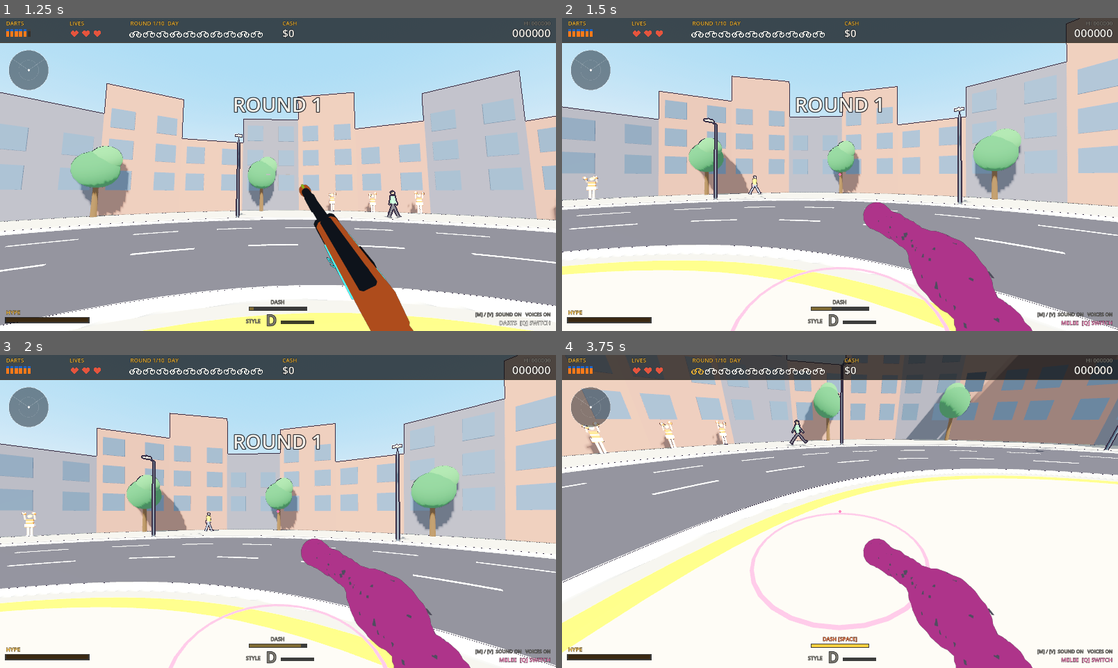
Above: before the commit, frames 1-4 (two rows, left to right).
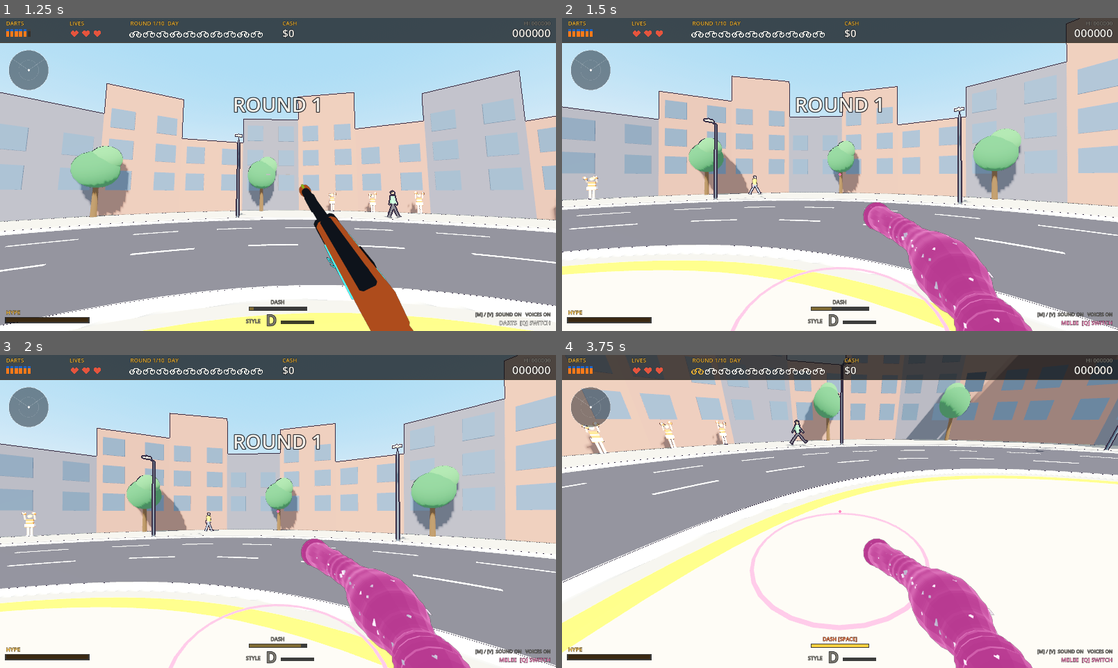
Above: after the commit, the same moments.

Repository: GVihi/FstreliBiciklina3D
Game: Godot game, scene res://main.tscn
The game is run twice, just before and just after one commit, with the same random seed, the same clock (stepped at 60 frames per second) and the same inputs.
Inputs (mouse positions are in pixels of both pictures, inside the frame that each line leads up to):
- Up to frame 1 (1.25 s): tap Enter at 0.5 s; move the mouse to (400, 158) at 0.52 s; hold Right from 0.53 s (still down); tap R at 0.6 s; click (400, 158) at 0.67 s; tap Space at 0.77 s
- Up to frame 2 (1.5 s): move the mouse to (812, 174) at 1.27 s; release Right at 1.28 s; hold Up from 1.28 s (still down); tap Q at 1.35 s
- Up to frame 3 (2 s): keep holding Up; tap Space at 1.52 s
- Up to frame 4 (3.75 s): move the mouse to (851, 505) at 2.02 s; tap Tab at 2.1 s; release Up at 2.75 s; tap Space at 2.75 s; drag from (812, 574) to (673, 464) at 2.77 s; tap Enter at 3.5 s; move the mouse to (1006, 558) at 3.52 s; hold Left from 3.53 s (still down); tap Keypad Enter at 3.6 s

Frame 1 is identical in both runs. In frame 2, 1.7% of the frame differs, in the area x 55-85%, y 59-100%; in frame 3, 1.7%; in frame 4, 1.7%.

Commit message:
Fix flat, dark look of the jelly club in game
The wobble shader used Godot's default lighting, so the glossy low-roughness
surface had nothing to reflect and came out flat dark magenta, and the metallic
glitter came out dark grey. Use the same toon diffuse and specular as the rest of
the game, lift the shadow side and add a rim glow so it reads as glossy jelly,
and make the glitter bright and twinkling instead of lit.

Not run in Godot; models.gd parses cleanly with gdtoolkit.

Co-Authored-By: Claude Sonnet 5.5 <noreply@anthropic.com>
Claude-Session: https://claude.ai/code/session_015HRZKPEsP2s5nR2Qy3okj2

Diff:
--- a/scripts/models.gd
+++ b/scripts/models.gd
@@ -527,24 +527,28 @@
 	return {"root": root, "paddle": club, "wobble": wob}
 
 # Wobble (Milestone F3): the club bends and ripples like jelly. The bend is done in the vertex shader, so the mesh stays one
-# object; player.gd drives the uniforms with a spring (update_gun). The shader copies colour, roughness and metallic from
+# object; player.gd drives the uniforms with a spring (update_gun). The shader copies colour and roughness from
 # the .glb's own materials, so the look is the same as without it. RUBBER_WOBBLE = false keeps the club rigid.
 const RUBBER_WOBBLE = true
 const RUBBER_REACH_Z = Vector2(0.2, -1.0)      # z of the knob (in your hand) and of the tip, the same as the model
 const RUBBER_SHADER = """
 shader_type spatial;
+render_mode diffuse_toon, specular_toon;     // the same hard-edged lighting as every other material in the game
 
 uniform vec4 albedo : source_color = vec4(1.0, 0.31, 0.64, 1.0);
 uniform float roughness : hint_range(0.0, 1.0) = 0.12;
-uniform float metallic : hint_range(0.0, 1.0) = 0.0;
+uniform float glitter = 0.0;         // 1 for the glitter flecks: bright and twinkling instead of lit
 uniform vec2 wob = vec2(0.0);        // how far the tip is pushed sideways and up (metres); the bend grows towards the tip
 uniform float jelly = 0.0;           // strength of the ripple that runs down the club (metres)
-uniform float phase = 0.0;           // moves the ripple
+uniform float phase = 0.0;           // moves the ripple and the twinkle
 uniform float squash = 0.0;          // above 0 stretches the club along its length and thins it
 uniform float knob_z = 0.2;
 uniform float tip_z = -1.0;
 
+varying vec3 rest_pos;
+
 void vertex() {
+	rest_pos = VERTEX;
 	float h = clamp((knob_z - VERTEX.z) / (knob_z - tip_z), 0.0, 1.0);   // 0 at the hand, 1 at the tip
 	VERTEX.z = knob_z + (VERTEX.z - knob_z) * (1.0 + squash);
 	VERTEX.xy *= 1.0 - squash * 0.5;
@@ -553,9 +557,18 @@
 }
 
 void fragment() {
-	ALBEDO = albedo.rgb;
-	ROUGHNESS = roughness;
-	METALLIC = metallic;
+	float rim = pow(1.0 - clamp(dot(normalize(NORMAL), normalize(VIEW)), 0.0, 1.0), 2.0);
+	if (glitter > 0.5) {
+		float tw = 0.65 + 0.35 * sin(phase * 0.6 + dot(rest_pos, vec3(97.0, 57.0, 31.0)));
+		ALBEDO = vec3(1.0, 0.9, 0.96);
+		ROUGHNESS = 0.4;
+		EMISSION = vec3(1.0, 0.85, 0.94) * tw * 0.9;
+	} else {
+		ALBEDO = albedo.rgb;
+		ROUGHNESS = roughness;
+		SPECULAR = 1.0;
+		EMISSION = albedo.rgb * 0.22 + vec3(1.0, 0.7, 0.88) * rim * 0.5;   // lifts the shadow side and rims it, so it reads as jelly
+	}
 }
 """
 
@@ -581,7 +594,7 @@
 		if src is BaseMaterial3D:
 			m.set_shader_parameter("albedo", src.albedo_color)
 			m.set_shader_parameter("roughness", src.roughness)
-			m.set_shader_parameter("metallic", src.metallic)
+			m.set_shader_parameter("glitter", 1.0 if src.metallic > 0.5 else 0.0)   # the glitter surface is the metallic one
 		m.set_shader_parameter("knob_z", RUBBER_REACH_Z.x)
 		m.set_shader_parameter("tip_z", RUBBER_REACH_Z.y)
 		mi.set_surface_override_material(i, m)
